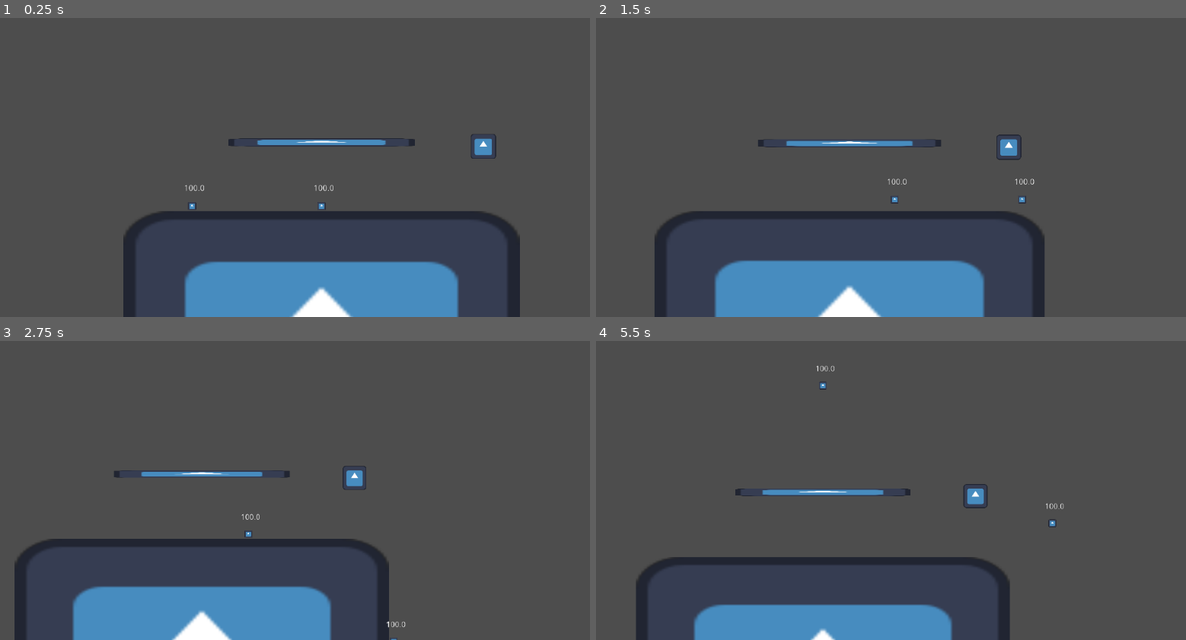
Above: before the commit, frames 1-4 (two rows, left to right).
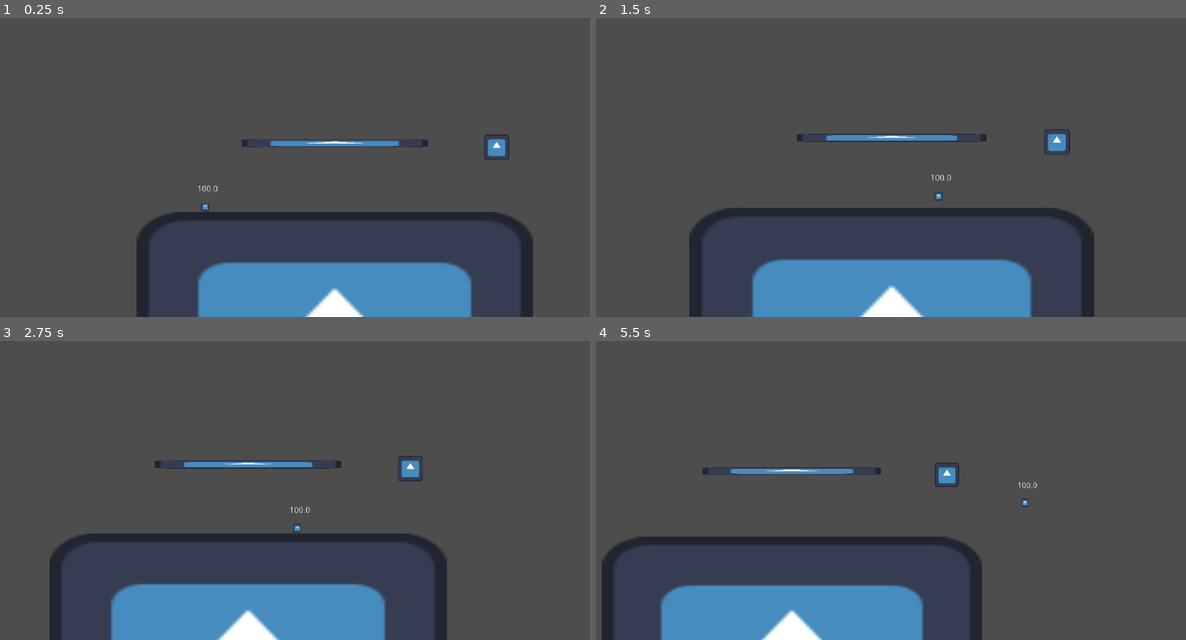
Above: after the commit, the same moments.

Repository: Fran423/HalloweenProject
Game: Godot game, scene res://world.tscn
Two runs of this game, one before a commit and one after it. Both use one fixed random seed, a clock stepped at 60 frames per second and the inputs below. The engine's default icon, where the game draws it, is replaced by a stand-in: a white triangle on a blue panel in a dark square.
Inputs (mouse positions are in pixels of both pictures, inside the frame that each line leads up to):
- Up to frame 1 (0.25 s): no input
- Up to frame 2 (1.5 s): tap Enter (ui_accept) at 0.5, 1.35 s; move the mouse to (1026, 128) at 0.52 s; hold Enter (ui_accept) 0.53-1.28 s; hold Right (ui_right) from 0.53 s (still down); click (1026, 128) at 0.67 s; tap Space (Jump) at 0.77 s; move the mouse to (767, 164) at 1.27 s
- Up to frame 3 (2.75 s): tap Space (Jump) at 1.52 s; move the mouse to (354, 394) at 2.02 s; release Right (ui_right) at 2.03 s; hold Left (ui_left) from 2.03 s (still down); hold Enter (ui_accept) from 2.03 s (still down); tap Alt at 2.1 s
- Up to frame 4 (5.5 s): move the mouse to (861, 538) at 2.77 s; release Left (ui_left) at 2.78 s; release Enter (ui_accept) at 2.78 s; hold Right (ui_right) 2.78-4.28 s; tap Shift at 2.85 s; click (861, 538) at 2.92 s; tap Space (Jump) at 3.02, 3.77, 4.52 s; tap Enter (ui_accept) at 3.05, 4.35 s; move the mouse to (1073, 520) at 3.52 s; hold Enter (ui_accept) 3.53-4.28 s; move the mouse to (708, 418) at 4.27 s; hold Left (ui_left) 4.28-5.03 s; move the mouse to (920, 469) at 5.02 s; hold Right (ui_right) from 5.03 s (still down); hold Enter (ui_accept) from 5.03 s (still down); tap Alt at 5.1 s; click (920, 469) at 5.17 s

The runs differ from the first frame. In frame 1, 5.6% of the frame differs, in the area x 20-91%, y 38-100%; in frame 2, 10%; in frame 3, 11%; in frame 4, 12%, in the area x 0-80%, y 8-100%.

Commit message:
character selecting system

Diff:
--- a/character_selection.gd
+++ b/character_selection.gd
@@ -16,10 +16,10 @@
 			controllers.append(joypads[i])
 	print('initial controllers:',controllers)
 	for i in range(controllers.size()):
-		var picker = picker_template
-		picker.name = str(picker.name,i+1)
+		var picker = picker_template.duplicate()
+		var picker_data = {'cursor' = picker,'controller_id' = controllers[i],'player_number' = i+1,'selection' = null,'marked' = false}
 		add_child(picker)
-		pickers.append({'cursor' = picker,'controller_id' = controllers[i],'player_number' = i+1,'selection' = null,'marked' = false})
+		pickers.append(picker_data)
 
 func _process(delta: float) -> void:
 	for i in pickers:
@@ -61,16 +61,28 @@
 			character = 'cartoon cat'
 		4:
 			character = 'princess'
-	$Players.get_node(str(picker['cursor'].name)).text = character
+	$Players.get_node(str('Player',picker['player_number'])).text = character
 
 func _input(event: InputEvent) -> void:
-	if event is InputEventJoypadMotion or event is InputEventJoypadButton:
+	if event.is_action_pressed("ui_accept"):
+		for picker in pickers:
+			if picker['controller_id'] == event.device:
+				picker['marked'] = !picker['marked']
+				break
+	if (event is InputEventJoypadMotion or event is InputEventJoypadButton) and pickers.size() < 4:
 		for picker in pickers:
 			if event.device == picker['controller_id']:
 				return
-		print('detected new joypad:',event.device,' Total:',controllers)
-		var picker = picker_template
+
+		var picker = picker_template.duplicate()
 		picker.global_position = Vector2(576,320)
 		add_child(picker)
-
-		pickers.append({'cursor' = picker,'controller_id' = event.device,'player_number' = pickers.size()+1,'selection' = null,'marked' = false})
+		var picker_data = {'cursor' = picker,'controller_id' = event.device,'player_number' = null,'selection' = null,'marked' = false}
+		picker_data['player_number'] = pickers.size()+1
+		for i in pickers.size():
+			if pickers[i]['player_number'] != i+1:
+				picker_data['player_number'] = i+1
+				break
+		pickers.append(picker_data)
+		controllers.append(event.device)
+		print('detected new joypad:',event.device,' Total:',controllers)
--- a/main.gd
+++ b/main.gd
@@ -1,6 +1,6 @@
 extends Node
 
-var players : Array = [0,0]
+var players : Array = [0]
 var controllers : Array
 
 func player_died(player):
--- a/project.godot
+++ b/project.godot
@@ -33,6 +33,14 @@
 
 [input]
 
+ui_accept={
+"deadzone": 0.5,
+"events": [Object(InputEventKey,"resource_local_to_scene":false,"resource_name":"","device":0,"window_id":0,"alt_pressed":false,"shift_pressed":false,"ctrl_pressed":false,"meta_pressed":false,"pressed":false,"keycode":4194309,"physical_keycode":0,"key_label":0,"unicode":0,"location":0,"echo":false,"script":null)
+, Object(InputEventKey,"resource_local_to_scene":false,"resource_name":"","device":0,"window_id":0,"alt_pressed":false,"shift_pressed":false,"ctrl_pressed":false,"meta_pressed":false,"pressed":false,"keycode":4194310,"physical_keycode":0,"key_label":0,"unicode":0,"location":0,"echo":false,"script":null)
+, Object(InputEventKey,"resource_local_to_scene":false,"resource_name":"","device":0,"window_id":0,"alt_pressed":false,"shift_pressed":false,"ctrl_pressed":false,"meta_pressed":false,"pressed":false,"keycode":32,"physical_keycode":0,"key_label":0,"unicode":32,"location":0,"echo":false,"script":null)
+, Object(InputEventJoypadButton,"resource_local_to_scene":false,"resource_name":"","device":-1,"button_index":0,"pressure":0.0,"pressed":true,"script":null)
+]
+}
 ui_left={
 "deadzone": 0.5,
 "events": [Object(InputEventKey,"resource_local_to_scene":false,"resource_name":"","device":0,"window_id":0,"alt_presse …(194 unchanged characters)…
Not shown, added: export_presets.cfg
